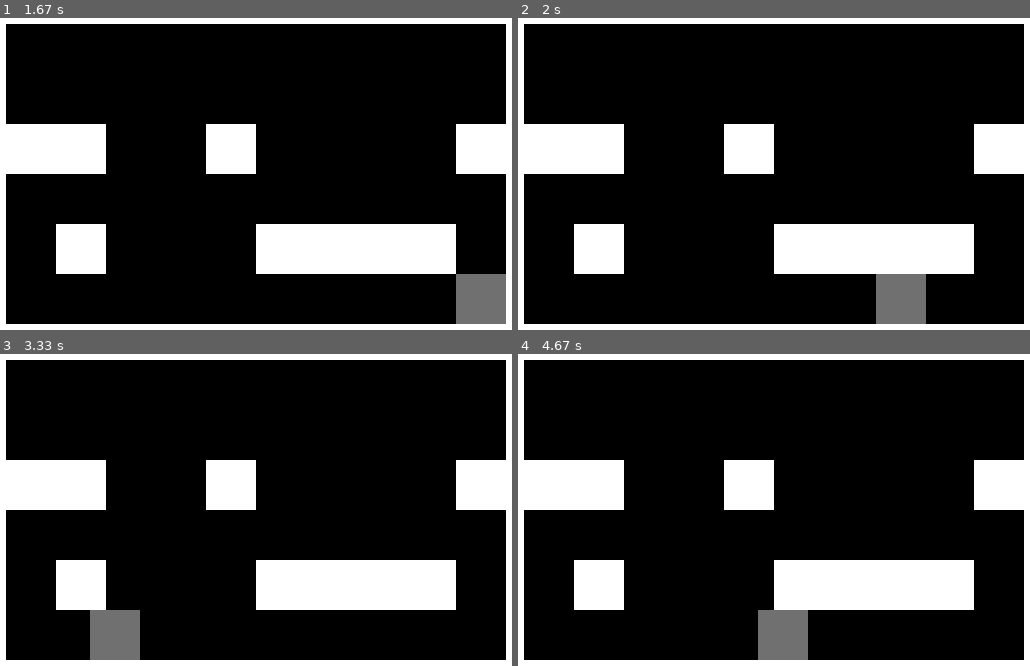
Above: before the commit, frames 1-4 (two rows, left to right).
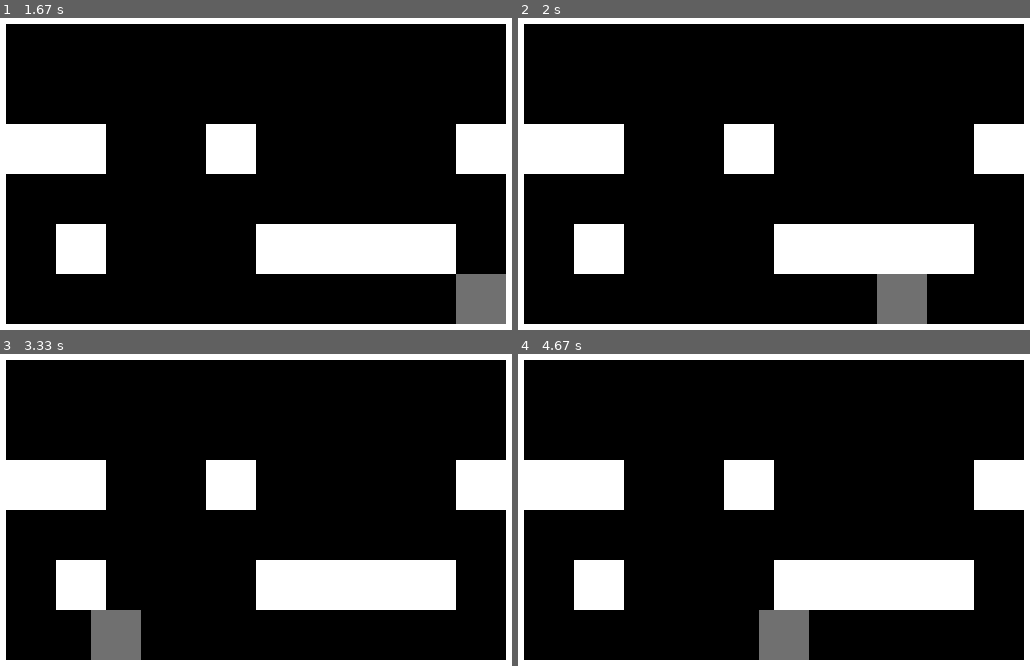
Above: after the commit, the same moments.

Repository: sparshg/py-games
Game: pygame game, started from src/platformer/platformer.py
Same seed, same stepped clock (60 frames per second), same inputs: the game is played once before the commit and once after it.
Inputs:
- Up to frame 1 (1.67 s): hold Right 0.33-0.8 s; hold Up 0.83-1.13 s; hold Right 1.17-1.63 s
- Up to frame 2 (2 s): hold Left from 1.67 s (still down)
- Up to frame 3 (3.33 s): release Left at 2.2 s; hold Left 2.23-2.63 s; hold Up 2.67-3.03 s; hold Right from 3.07 s (still down)
- Up to frame 4 (4.67 s): release Right at 3.7 s; hold Left 3.73-4.2 s; hold Right from 4.23 s (still down)

Frame 1 is identical in both runs. In frame 2, less than 0.1% of the frame differs, in the area x 69-80%, y 82-99%; in frame 3, less than 0.1%; in frame 4, less than 0.1%.

Commit message:
simplify code

Diff:
--- a/src/platformer/platformer.py
+++ b/src/platformer/platformer.py
@@ -28,30 +28,12 @@
         self.win = pg.display.set_mode((WIDTH, HEIGHT))
         self.platforms = Platforms()
         self.player = Player()
-        self.keys = Keys()
 
     # For key press detection and closing the window properly
     def checkEvents(self):
         for event in pg.event.get():
             if event.type == pg.QUIT:
                 main.running = False
-        keyDown = pg.key.get_pressed()
-        if keyDown[pg.K_RIGHT]:
-            self.keys.rtArrow = True
-        else:
-            self.keys.rtArrow = False
-        if keyDown[pg.K_LEFT]:
-            self.keys.ltArrow = True
-        else:
-            self.keys.ltArrow = False
-        if keyDown[pg.K_UP]:
-            self.keys.upArrow = True
-        else:
-            self.keys.upArrow = False
-        if keyDown[pg.K_DOWN]:
-            self.keys.dnArrow = True
-        else:
-            self.keys.dnArrow = False
 
     # Update things
     def update(self):
@@ -74,14 +56,6 @@
         pg.quit()
 
 
-class Keys:
-    def __init__(self):
-        self.rtArrow = False
-        self.ltArrow = False
-        self.upArrow = False
-        self.dnArrow = False
-
-
 class Physics:
     gravity = 0.5
     jumpHeight = -12
@@ -95,68 +69,59 @@
 
 class Player:
     def __init__(self):
-        self.x = 250
-        self.y = 300
-        self.xVel = 0
-        self.yVel = 0
+        self.pos = pg.Vector2(250, 300)
+        self.vel = pg.Vector2(0, 0)
 
     def colliding(self):
-        for i in range(len(Platforms.platforms)):
-            if Physics.squareCollision(
-                main.player.x,
-                main.player.y,
-                50,
-                50,
-                main.platforms.platforms[i].x,
-                main.platforms.platforms[i].y,
-                50,
-                50,
-            ):
+        for platform in main.platforms.rects:
+            if pg.Rect(self.pos.x, self.pos.y, 50, 50).colliderect(platform):
                 return True
         return False
 
     def update(self):
         # Gravity
-        main.player.yVel += Physics.gravity
-        main.player.y += main.player.yVel
-        if main.player.colliding():
-            while main.player.colliding():
-                if main.player.yVel < 0:
-                    main.player.y += 0.5
-                elif main.player.yVel > 0:
-                    main.player.y -= 0.5
-            if main.keys.upArrow and main.player.yVel > 0:
-                main.player.yVel = Physics.jumpHeight
+        keyDown = pg.key.get_pressed()
+        self.vel.y += Physics.gravity
+        self.pos.y += self.vel.y
+        if self.colliding():
+            while self.colliding():
+                if self.vel.y < 0:
+                    self.pos.y += 0.5
+                elif self.vel.y > 0:
+                    self.pos.y -= 0.5
+            if keyDown[pg.K_UP] and self.vel.y > 0:
+                self.vel.y = Physics.jumpHeight
             else:
-                main.player.yVel = Physics.gravity
+                self.vel.y = Physics.gravity
 
         # Movement
         # Right
-        if main.keys.rtArrow:
-            main.player.xVel += Physics.acceleration
-            if main.player.xVel > Physics.maxXVel:
-                main.player.xVel = Physics.maxXVel
+
+        if keyDown[pg.K_RIGHT]:
+            self.vel.x += Physics.acceleration
+            if self.vel.x > Physics.maxXVel:
+                self.vel.x = Physics.maxXVel
 
         # Left
-        if main.keys.ltArrow:
-            main.player.xVel -= Physics.acceleration
-            if -main.player.xVel > Physics.maxXVel:
-                main.player.xVel = -Physics.maxXVel
+        if keyDown[pg.K_LEFT]:
+            self.vel.x -= Physics.acceleration
+            if -self.vel.x > Physics.maxXVel:
+                self.vel.x = -Physics.maxXVel
 
         # Apply friction
-        if main.player.xVel > 0:
-            main.player.xVel -= Physics.friction
-        if main.player.xVel < 0:
-            main.player.xVel += Physics.friction
+        if self.vel.x > 0:
+            self.vel.x -= Physics.friction
+        if self.vel.x < 0:
+            self.vel.x += Physics.friction
 
         # Go back to where you were before if you've hit a wall
-        main.player.x += main.player.xVel
-        if main.player.colliding():
-            main.player.x -= main.player.xVel
-            main.player.xVel = 0
+        self.pos.x += self.vel.x
+        if self.colliding():
+            self.pos.x -= self.vel.x
+            self.vel.x = 0
 
     def render(self):
-        pg.draw.rect(main.win, GREY, (int(main.player.x), int(main.player.y), 50, 50))
+        pg.draw.rect(main.win, GREY, (self.pos.x, self.pos.y, 50, 50))
 
 
 class Platform:
@@ -166,33 +131,29 @@
 
 
 class Platforms:
-    p = "p"
-    _ = "_"
-    tiles = [
-        [p, p, p, p, p, p, p, p, p, p, p, p],
-        [p, _, _, _, _, _, _, _, _, _, _, p],
-        [p, _, _, _, _, _, _, _, _, _, _, p],
-        [p, p, p, _, _, p, _, _, _, _, p, p],
-        [p, _, _, _, _, _, _, _, _, _, _, p],
-        [p, _, p, _, _, _, p, p, p, p, _, p],
-        [p, _, _, _, _, _, _, _, _, _, _, p],
-        [p, p, p, p, p, p, p, p, p, p, p, p],
-    ]
-    platforms = []
+    def __init__(self):
+        p = "p"
+        _ = "_"
 
-    def __init__(self):
-        for i in range(len(Platforms.tiles)):
-            for j in range(len(Platforms.tiles[i])):
-                if Platforms.tiles[i][j] == Platforms.p:
-                    Platforms.platforms.append(Platform(j * 50, i * 50))
+        self.rects = []
+        self.layout = [
+            [p, p, p, p, p, p, p, p, p, p, p, p],
+            [p, _, _, _, _, _, _, _, _, _, _, p],
+            [p, _, _, _, _, _, _, _, _, _, _, p],
+            [p, p, p, _, _, p, _, _, _, _, p, p],
+            [p, _, _, _, _, _, _, _, _, _, _, p],
+            [p, _, p, _, _, _, p, p, p, p, _, p],
+            [p, _, _, _, _, _, _, _, _, _, _, p],
+            [p, p, p, p, p, p, p, p, p, p, p, p],
+        ]
+        for i in range(len(self.layout)):
+            for j in range(len(self.layout[i])):
+                if self.layout[i][j] == p:
+                    self.rects.append(pg.Rect(j * 50, i * 50, 50, 50))
 
     def render(self):
-        for i in range(len(Platforms.platforms)):
-            pg.draw.rect(
-                main.win,
-                WHITE,
-                (Platforms.platforms[i].x, Platforms.platforms[i].y, 50, 50),
-            )
+        for rect in self.rects:
+            pg.draw.rect(main.win, WHITE, rect)
 
 
 # Test if the script is directly ran
